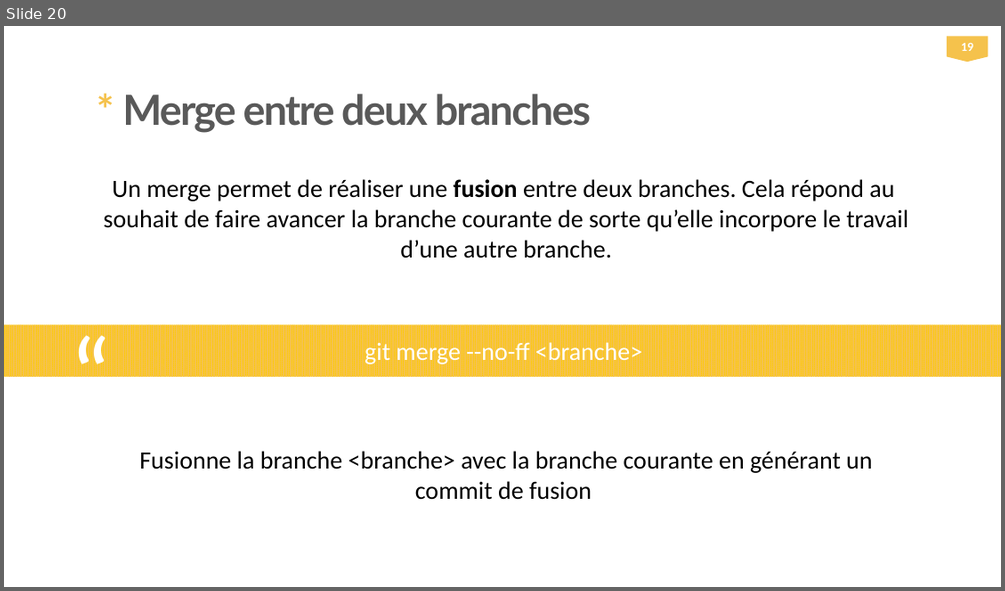
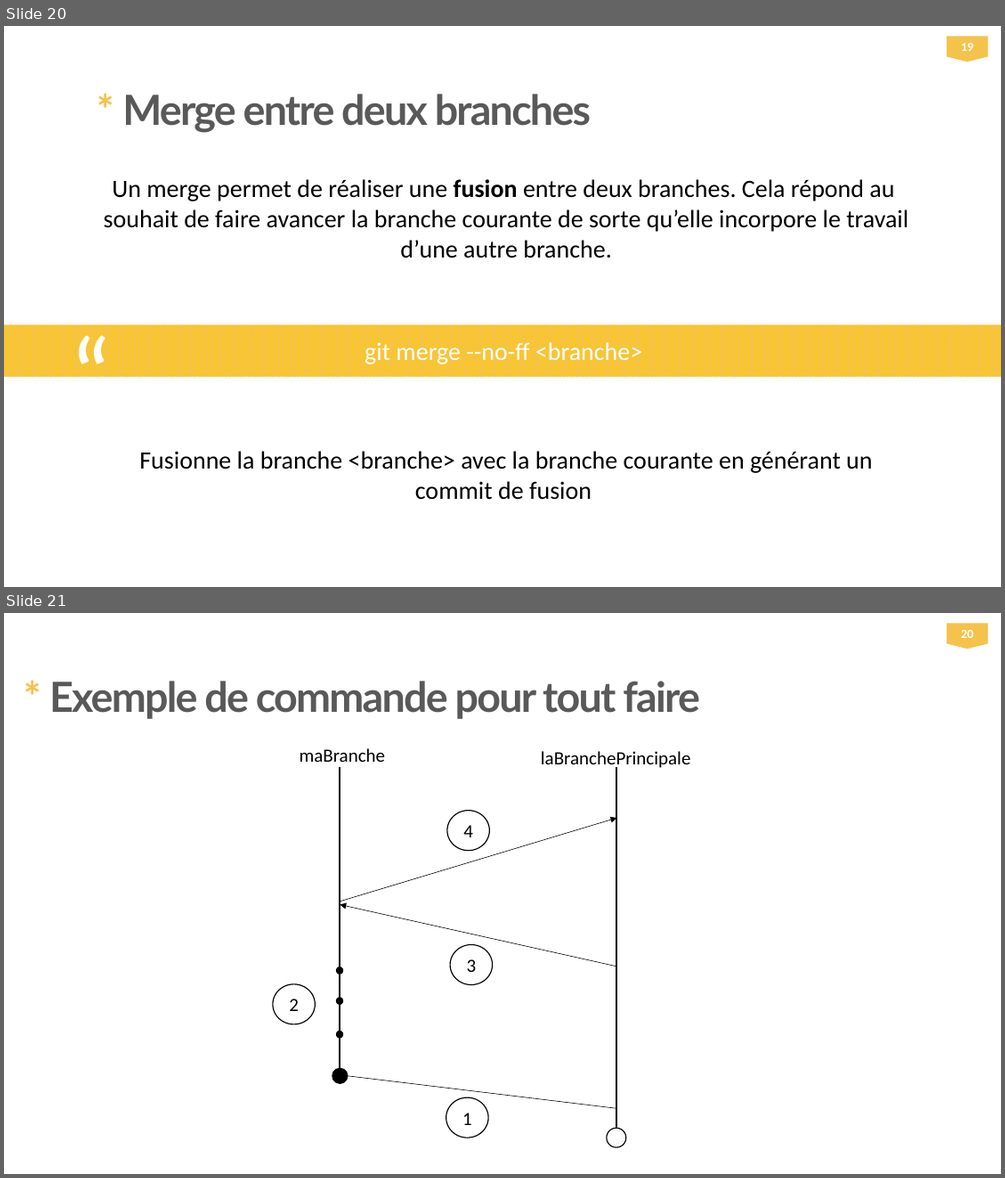
Before and after one commit to ezlanguage/ezlanguage, a slide deck: presentation/GIT.pptx. Shown one above the other, each under a label of ours: slide 20 before the commit, slides 20 and 21 after it. The pictures are 1005x591 and 1005x1178 pixels, drawn with LibreOffice and Linux fonts; fonts in the diff are those of the drawing. Boxes give left, top, right and bottom in pixels: in the first picture for what was removed or moved away, otherwise in the second. Text is boxed around its words. In the diff, an @@ line names an element or a change of style, - is before the commit and + after.

```diff
--- a/presentation/GIT.pptx
+++ b/presentation/GIT.pptx
@@ slide 21 added at (4, 613, 1001, 1174), background #FFFFFF @@
@@ flow chart offpage connector added at (947, 624, 988, 649), fill #F5C24C, 12 pt, text #FFFFFF, bold @@
+20
@@ text added at (49, 681, 700, 719), 40 pt, text #595959, bold @@
+* Exemple de commande pour tout faire
@@ text added at (299, 748, 386, 768), 18 pt, text #000000 @@
+maBranche
@@ line added from (340, 767) to (340, 1083), #000000 1.75 pt @@
@@ text added at (541, 751, 691, 770), 18 pt, text #000000 @@
+laBranchePrincipale
@@ line added from (617, 767) to (617, 1137), #000000 1.75 pt @@
@@ arrow added from (340, 901) to (617, 818), #000000 0.5 pt @@
@@ ellipse added at (447, 811, 490, 851), fill #FFFFFF, outline #000000 1 pt, 18 pt, text #000000 @@
+4
@@ arrow added from (617, 966) to (340, 905), #000000 0.5 pt @@
@@ ellipse added at (451, 944, 493, 985), fill #FFFFFF, outline #000000 1 pt, 18 pt, text #000000 @@
+3
@@ ellipse added at (273, 984, 316, 1024), fill #FFFFFF, outline #000000 1 pt, 18 pt, text #000000 @@
+2
@@ ellipse added at (337, 966, 343, 973), fill #000000, outline #000000 1 pt @@
@@ ellipse added at (337, 997, 343, 1004), fill #000000, outline #000000 1 pt @@
@@ ellipse added at (337, 1031, 343, 1038), fill #000000, outline #000000 1 pt @@
@@ ellipse added at (332, 1069, 348, 1083), fill #000000, outline #000000 1 pt @@
@@ line added from (617, 1108) to (348, 1076), #000000 0.5 pt @@
@@ ellipse added at (446, 1097, 488, 1138), fill #FFFFFF, outline #000000 1 pt, 18 pt, text #000000 @@
+1
@@ ellipse added at (607, 1127, 626, 1147), fill #FFFFFF, outline #000000 1 pt @@
```
Also in this commit, not shown: 4 other slides added.
